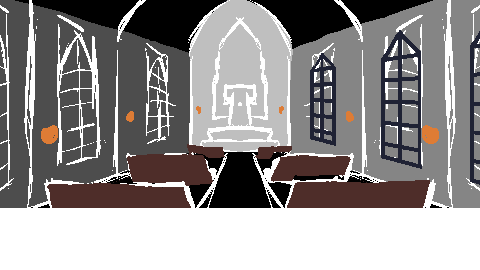
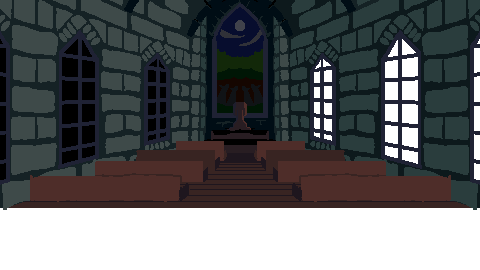
Two versions of the same layered image (480 × 270). Layer-by-layer changes:
removed layer "Paint Layer 38" from group "Church" over 0, 128, 448, 210
removed layer "Paint Layer 42" from group "Church" over 256, 0, 480, 192
added layer "Paint Layer 43" (1st of 2, in "Church") in group "Church" over 192, 128, 480, 210
added layer "Paint Layer 43" (2nd of 2, in "Church") in group "Church" over 0, 128, 256, 210
added layer "windows" in group "Church" over 0, 0, 480, 192
added layer "walls" in group "Church" over 0, 0, 480, 210
added layer "pulpit" in group "Church" over 192, 64, 320, 192
added layer "stained glass mosaic" in group "Church" over 192, 0, 320, 192
painted on "Paint Layer 37" over 0, 0, 480, 210
added layer "Background" (2nd of 3, in "Church") in group "Church" over 0, 128, 480, 210
painted on "Background" (3rd of 3) over 0, 0, 480, 210
